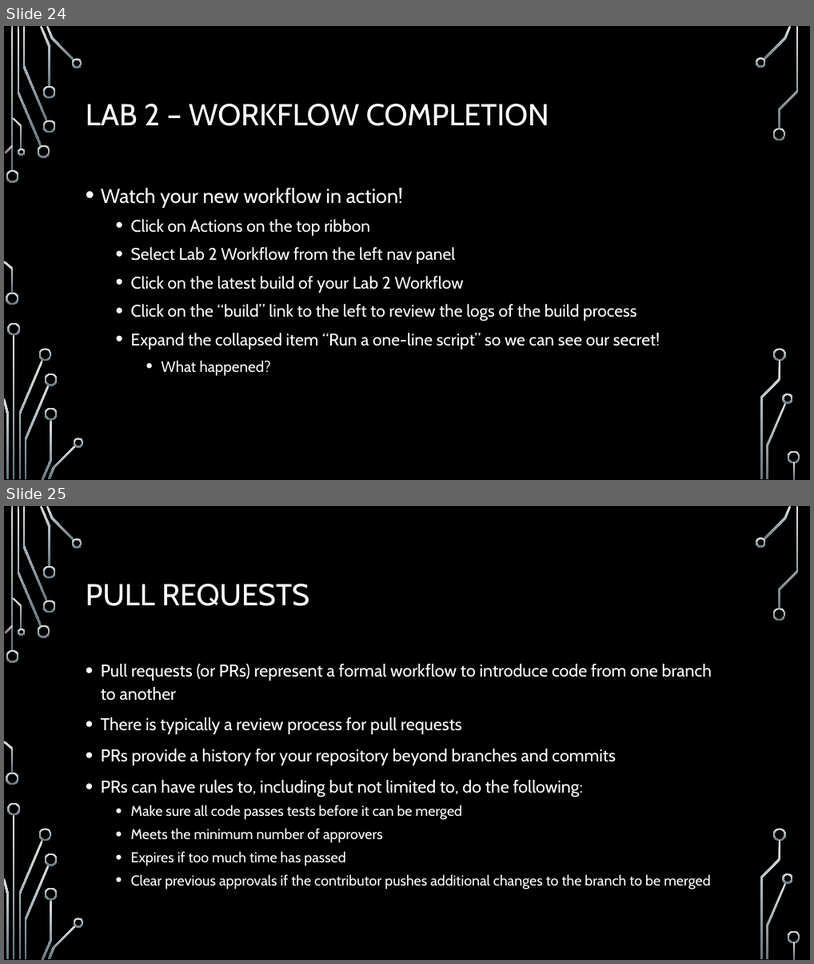
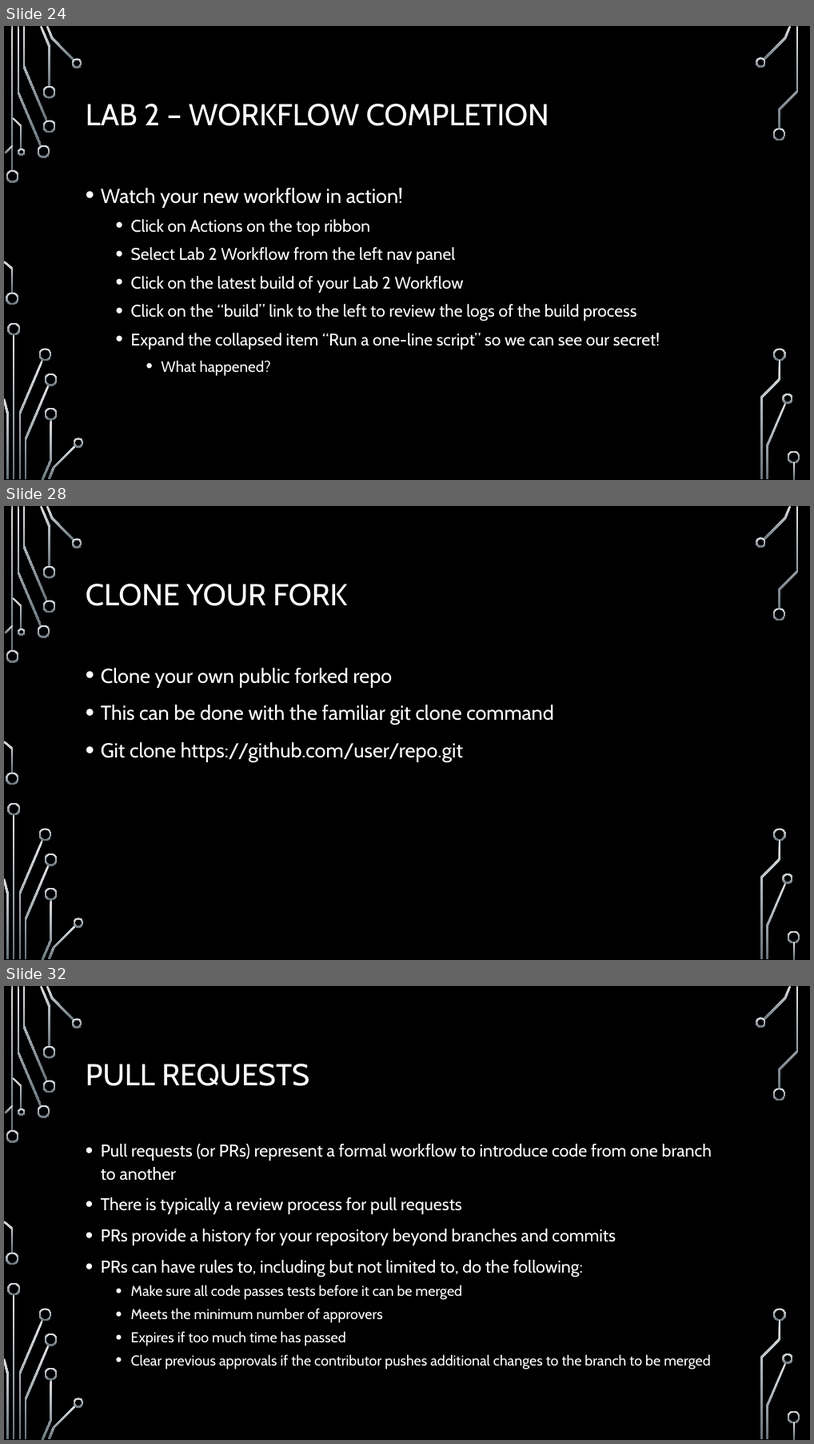
Before and after one commit to onideus/github-101-website, a slide deck: resources/Advanced github topics.pptx. Shown one above the other, each under a label of ours: slides 24 and 25 before the commit, slides 24, 28 and 32 after it; the slides between them are not shown. The pictures are 814x964 and 814x1444 pixels, drawn with LibreOffice and Linux fonts; fonts in the diff are those of the drawing; background and template pictures are left out. Boxes give left, top, right and bottom in pixels: in the first picture for what was removed or moved away, otherwise in the second. Text is boxed around its words. In the diff, an @@ line names an element or a change of style, - is before the commit and + after.

Commit message:
Update Advanced github topics.pptx
Update 2 to advanced slides

```diff
--- a/resources/Advanced github topics.pptx
+++ b/resources/Advanced github topics.pptx
@@ slide 28 added at <box>4,506,810,960</box>, background picture (left out); not listed: 36 template elements that a slide beside it also shows @@
@@ title added at <box>86,584,347,606</box>, 36 pt, text #FFFFFF @@
+CLONE YOUR FORK
@@ text added at <box>101,668,554,762</box>, 24 pt, text #FFFFFF @@
+• Clone your own public forked repo
+• This can be done with the familiar git clone command
+• Git clone https://github.com/user/repo.git
@@ what was slide 25 is now slide 32 @@
```
Also in this commit, not shown: 6 other slides added.
